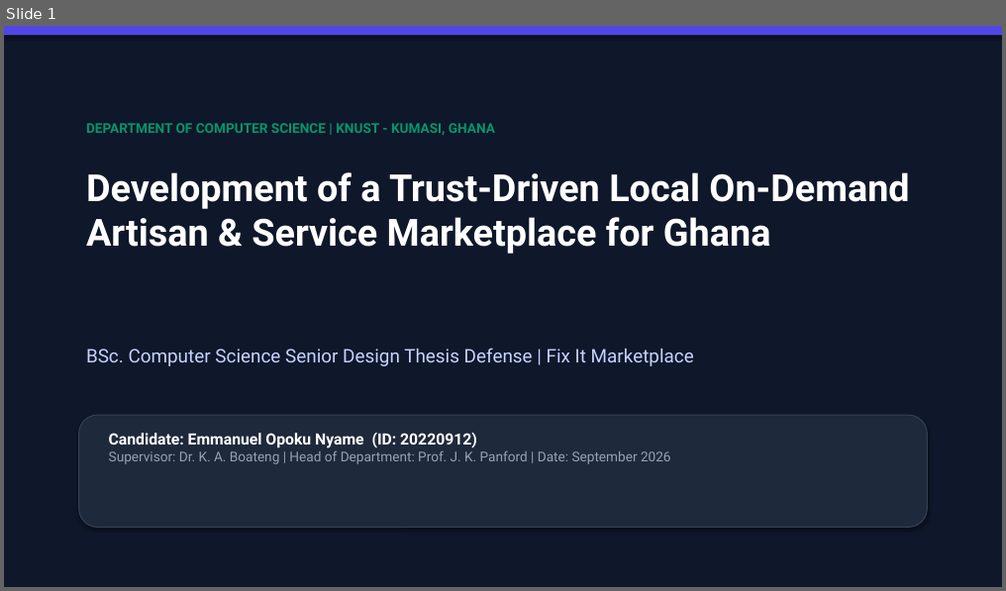
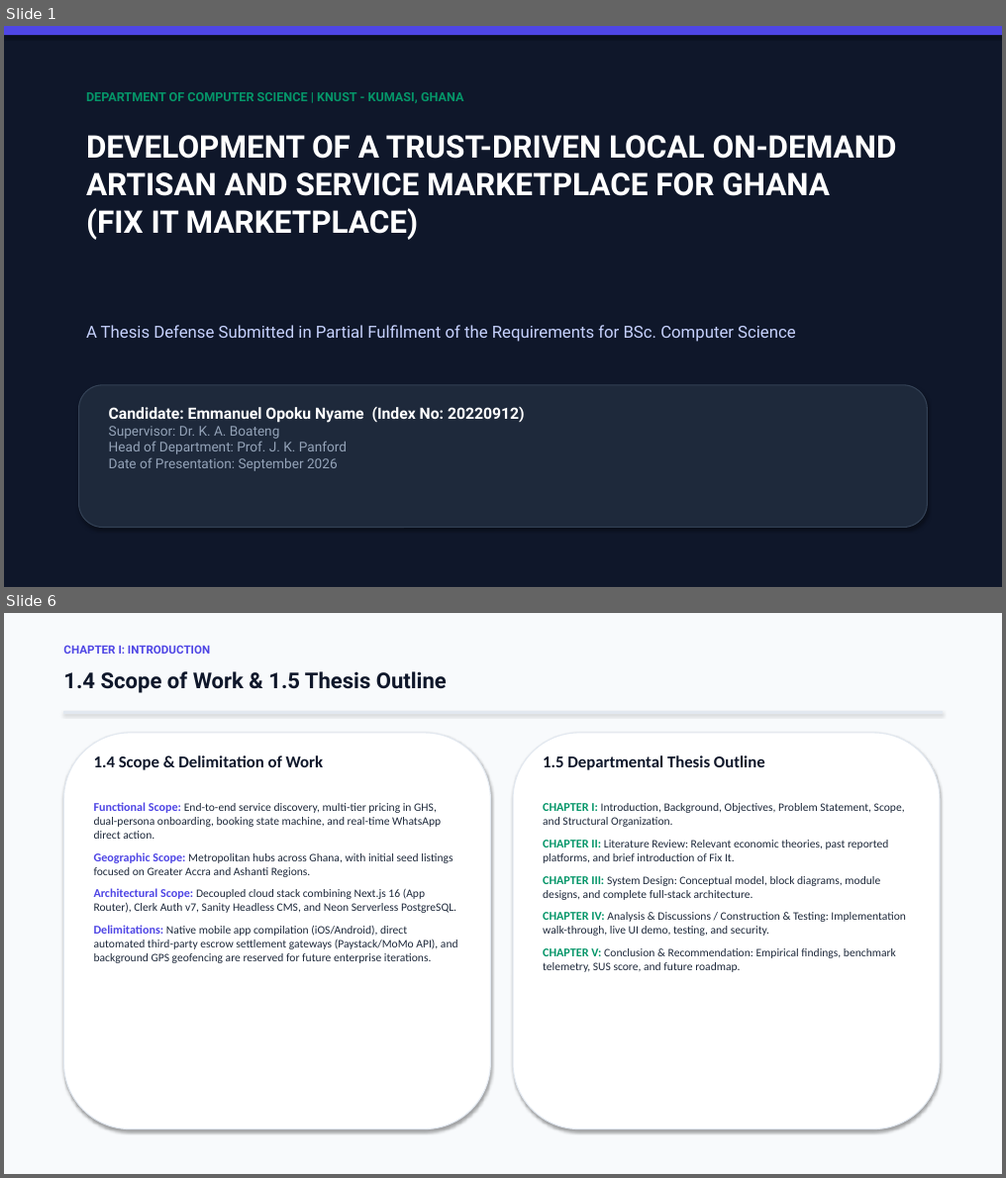
Before and after one commit to emperiumsoul/fix-it-marketplace, a slide deck: Fix_It_Marketplace_Defense_Presentation.pptx. Shown one above the other, each under a label of ours: slide 1 before the commit, slides 1 and 6 after it; the slides between them are not shown. The pictures are 1006x591 and 1006x1178 pixels, drawn with LibreOffice and Linux fonts; fonts in the diff are those of the drawing. Boxes give left, top, right and bottom in pixels: in the first picture for what was removed or moved away, otherwise in the second. Text is boxed around its words. In the diff, an @@ line names an element or a change of style, - is before the commit and + after.

Commit message:
docs: align defense presentation slide deck directly to departmental thesis layout template (21 widescreen slides)

```diff
--- a/Fix_It_Marketplace_Defense_Presentation.pptx
+++ b/Fix_It_Marketplace_Defense_Presentation.pptx
@@ slide 6 added at [4, 613, 1002, 1174], background #F8FAFC @@
@@ text added at [63, 645, 210, 654], 11 pt, text #4F46E5, bold @@
+CHAPTER I: INTRODUCTION
@@ text added at [63, 671, 447, 693], 21 pt, text #0F172A, bold @@
+1.4 Scope of Work & 1.5 Thesis Outline
@@ rectangle added at [63, 712, 943, 713], fill #E2E8F0, outline #E2E8F0 0.75 pt @@
@@ rounded rectangle added at [63, 733, 491, 1130], fill #FFFFFF, outline #E2E8F0 1 pt @@
@@ text added at [94, 756, 458, 963], 11 pt, text #1E293B @@
+1.4 Scope & Delimitation of Work
+Functional Scope: End-to-end service discovery, multi-tier pricing in GHS, dual-persona onboarding, booking state machine, and real-time WhatsApp direct action.
+Geographic Scope: Metropolitan hubs across Ghana, with initial seed listings focused on Greater Accra and Ashanti Regions.
+Architectural Scope: Decoupled cloud stack combining Next.js 16 (App Router), Clerk Auth v7, Sanity Headless CMS, and Neon Serverless PostgreSQL.
+Delimitations: Native mobile app compilation (iOS/Android), direct automated third-party escrow settlement gateways (Paystack/MoMo API), and background GPS geofencing are reserved for future enterprise iterations.
@@ rounded rectangle added at [513, 733, 940, 1130], fill #FFFFFF, outline #E2E8F0 1 pt @@
@@ text added at [543, 756, 905, 972], 11 pt, text #1E293B @@
+1.5 Departmental Thesis Outline
+CHAPTER I: Introduction, Background, Objectives, Problem Statement, Scope, and Structural Organization.
+CHAPTER II: Literature Review: Relevant economic theories, past reported platforms, and brief introduction of Fix It.
+CHAPTER III: System Design: Conceptual model, block diagrams, module designs, and complete full-stack architecture.
+CHAPTER IV: Analysis & Discussions / Construction & Testing: Implementation walk-through, live UI demo, testing, and security.
+CHAPTER V: Conclusion & Recommendation: Empirical findings, benchmark telemetry, SUS score, and future roadmap.
@@ slide 1 changed as well @@
@@ text "DEPARTMENT OF COMPUTER SCIENCE | ...": place and size @@
-text "DEPARTMENT OF COMPUTER SCIENCE | ..." at [86, 123, 495, 135]
+text "DEPARTMENT OF COMPUTER SCIENCE | ..." at [86, 92, 464, 103]
@@ text "DEPARTMENT OF COMPUTER SCIENCE | ..." at [86, 92, 464, 103]: size 13 to 12 pt @@
@@ text at [86, 135, 897, 240]: text changed; size 36 to 30 pt @@
-Development of a Trust-Driven Local On-Demand Artisan & Service Marketplace for Ghana
+DEVELOPMENT OF A TRUST-DRIVEN LOCAL ON-DEMAND ARTISAN AND SERVICE MARKETPLACE FOR GHANA
+(FIX IT MARKETPLACE)
@@ text at [86, 325, 796, 342]: text changed; size 18 to 16 pt @@
-BSc. Computer Science Senior Design Thesis Defense | Fix It Marketplace
+A Thesis Defense Submitted in Partial Fulfilment of the Requirements for BSc. Computer Science
@@ rounded rectangle: place and size @@
-rounded rectangle at [79, 415, 927, 528]
+rounded rectangle at [79, 385, 927, 528]
@@ text at [109, 407, 525, 472]: text changed @@
-Candidate: Emmanuel Opoku Nyame (ID: 20220912)
-Supervisor: Dr. K. A. Boateng | Head of Department: Prof. J. K. Panford | Date: September 2026
+Candidate: Emmanuel Opoku Nyame (Index No: 20220912)
+Supervisor: Dr. K. A. Boateng
+Head of Department: Prof. J. K. Panford
+Date of Presentation: September 2026
```
Also in this commit, not shown: 5 other slides changed, 14 other slides added, 13 slides removed, 1 other file.
